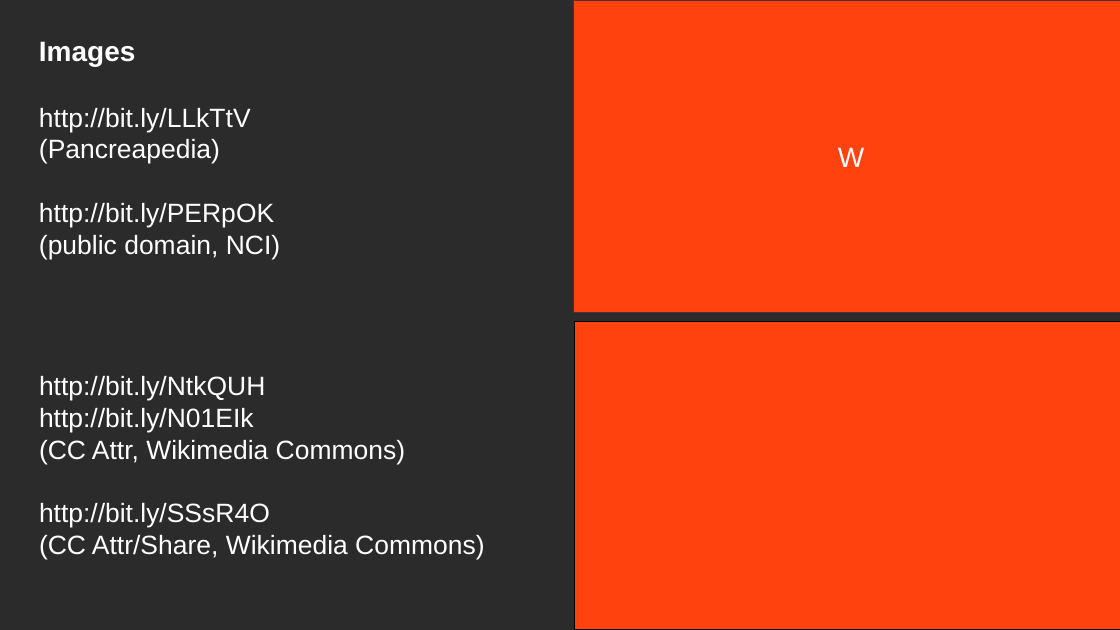
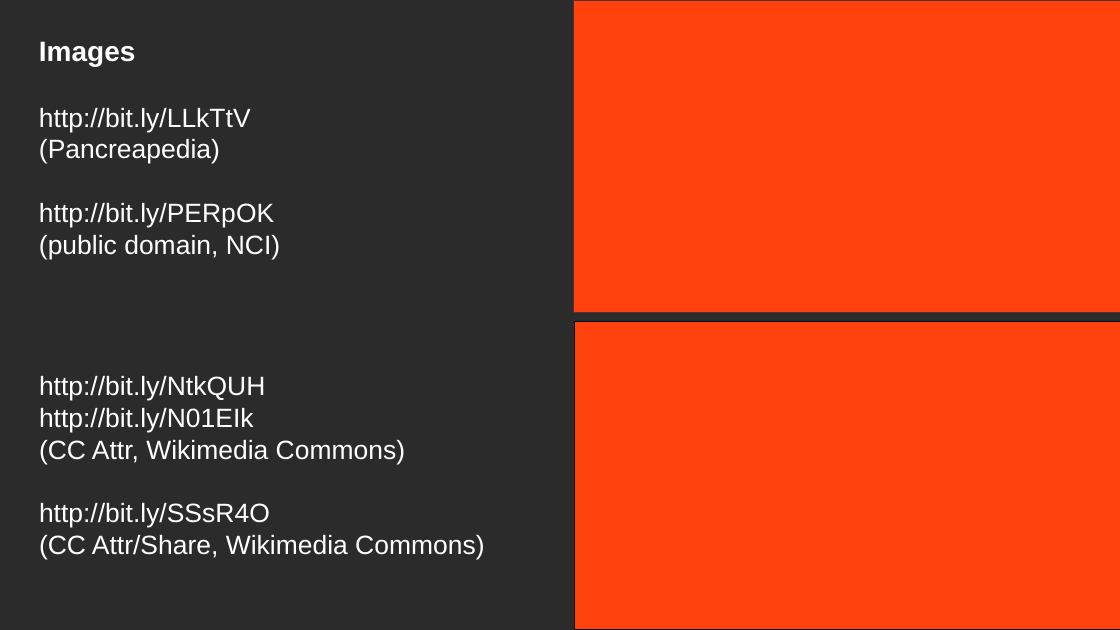
Before and after one commit to bryanesmith/panc-lightning-talk, a slide deck: slide 12 of pancreapedia-mlib-lightning.2012-07.odp. Drawn at 1120x630 pixels with LibreOffice and Linux fonts; fonts in the diff are those of the drawing; background and template pictures are left out; a plain dark background stands for a picture behind light text. Boxes give left, top, right and bottom in pixels: in the first picture for what was removed or moved away, otherwise in the second. Text is boxed around its words. In the diff, an @@ line names an element or a change of style, - is before the commit and + after.

```diff
--- a/pancreapedia-mlib-lightning.2012-07.odp
+++ b/pancreapedia-mlib-lightning.2012-07.odp
@@ text in rectangle at (x1=838, y1=147, x2=864, y2=167): text removed @@
-W
```
Also in this commit, not shown: 6 other slides changed.
